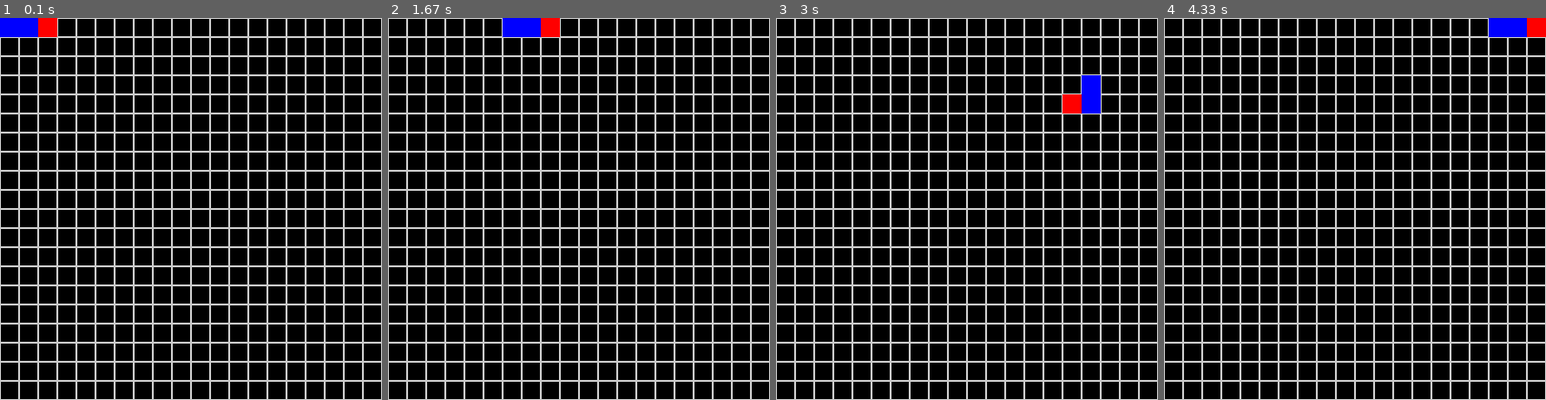
Above: before the commit, frames 1-4 (left to right).
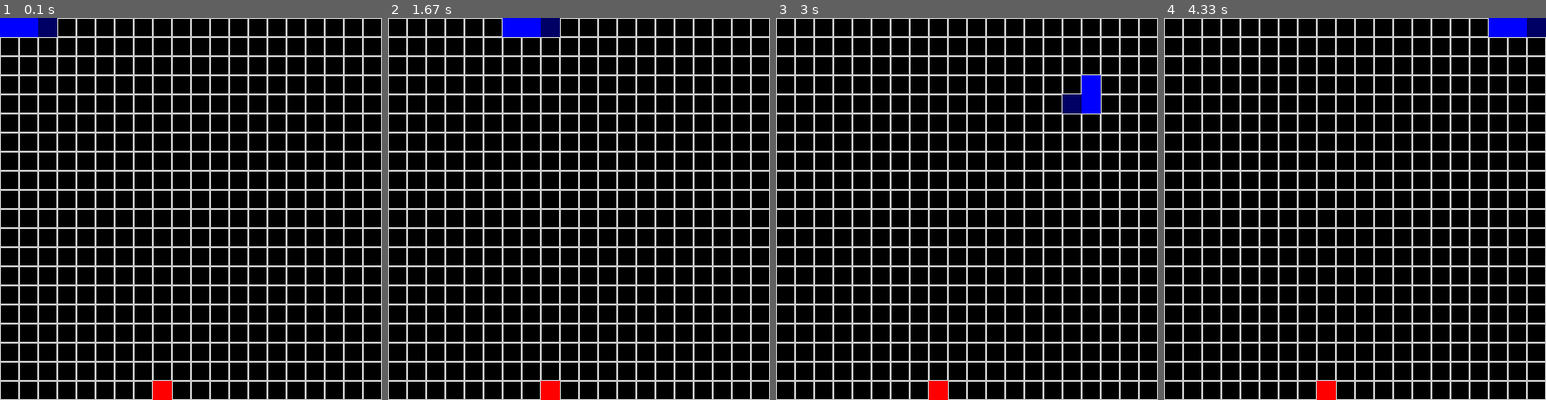
Above: after the commit, the same moments.

Repository: iczellion/pygame-snakes
Game: pygame game, started from program.py
Same seed, same stepped clock (60 frames per second), same inputs: the game is played once before the commit and once after it.
Inputs:
- Up to frame 1 (0.1 s): no input
- Up to frame 2 (1.67 s): hold Right 0.33-0.8 s; hold Up 0.83-1.3 s; hold Right from 1.33 s (still down)
- Up to frame 3 (3 s): release Right at 1.8 s; hold Down 2.4-2.7 s; hold Left from 2.73 s (still down)
- Up to frame 4 (4.33 s): release Left at 3.13 s; hold Up 3.17-3.53 s; hold Right 3.57-4.2 s; hold Down from 4.23 s (still down)

The runs differ from the first frame. In frame 1, 0.5% of the frame differs, in the area x 10-45%, y 0-100%; in frame 2, 0.5%; in frame 3, 0.5%; in frame 4, 0.5%.

Commit message:
Game now has apple

Diff:
--- a/game.py
+++ b/game.py
@@ -1,5 +1,6 @@
 from dataclasses import dataclass, field
 from typing import List
+import random
 
 from snake import TSnake, Orientation
 
@@ -13,6 +14,7 @@
         tgame.score = 0
         tgame.game_name = "Snake"
         tgame.tsnake = None
+        tgame.apple_coords = None
 
         bvalid = tgame.__validate_size_square_fits(grid_size_pixels, grid_num_squares)
         if not bvalid:
@@ -27,6 +29,14 @@
         size_of_one_square = self.grid_size_pixels / self.grid_num_squares
         default_orientation = Orientation.RIGHT
         self.tsnake = TSnake(size_of_one_square, default_orientation)
+
+    def create_apple(self):
+        size_of_one_square = self.grid_size_pixels / self.grid_num_squares
+
+        random_x = random.randrange(0, self.grid_num_squares)
+        random_y = random.randrange(0, self.grid_num_squares)
+
+        self.apple_coords = (random_x * size_of_one_square, random_y * size_of_one_square)
 
     def __validate_size_square_fits(self, grid_size_pixels: int, grid_num_squares: int):
         if grid_size_pixels % grid_num_squares > 0:
@@ -44,3 +54,8 @@
 
     def set_score(self, score: int):
         self.score = score
+
+    def is_snake_colliding_with_apple(self):
+        if self.tsnake.head_x == self.apple_coords[0] and self.tsnake.head_y == self.apple_coords[1]:
+            return True
+        return False
--- a/program.py
+++ b/program.py
@@ -19,7 +19,7 @@
             pygame.draw.rect(screen, white_color, rect, 1)
 
 def draw_snake(screen, tgame: TGame, tsnake: TSnake):
-    head_color = (255, 0, 0)
+    head_color = (0, 0, 100)
     body_color = (0, 0, 255)
     size_of_one_square = tgame.grid_size_pixels / tgame.grid_num_squares
 
@@ -32,10 +32,19 @@
         rect_body = pygame.Rect(sp[0], sp[1], size_of_one_square, size_of_one_square)
         pygame.draw.rect(screen, body_color, rect_body)
 
+def draw_apple(screen, tgame: TGame, apple: tuple):
+    apple_color = (255, 0, 0)
+    size_of_one_square = tgame.grid_size_pixels / tgame.grid_num_squares
+
+    # draw
+    rect_apple = pygame.Rect(apple[0], apple[1], size_of_one_square, size_of_one_square)
+    pygame.draw.rect(screen, apple_color, rect_apple)
+
 def main():
 
     tgame = TGame.initialize(game_name="Snake", grid_size_pixels=400, grid_num_squares=20)
     tgame.create_snake()
+    tgame.create_apple()
 
     pygame.init()
     #logo = pygame.image.load("logo32x32.png")
@@ -58,6 +67,7 @@
         draw_background(screen)
         draw_grid(screen, tgame.grid_size_pixels, tgame.grid_num_squares)
         draw_snake(screen, tgame, tgame.tsnake)
+        draw_apple(screen, tgame, tgame.apple_coords)
 
         # event handling, gets all event from the event queue
         for event in pygame.event.get():
@@ -75,6 +85,10 @@
 
         tgame.tsnake.move_snake(tgame.tsnake.head_orientation)
 
+        if(tgame.is_snake_colliding_with_apple()):
+            tgame.tsnake.grow_snake()
+            tgame.create_apple()
+
         # Check if snake is out of bounds
         # If it is, it means we are dead and should restart
         if tgame.coord_is_out_of_bound((tgame.tsnake.head_x, tgame.tsnake.head_y)):
--- a/snake.py
+++ b/snake.py
@@ -40,6 +40,10 @@
     def remove_snake_part(self):
         self.snake_parts.pop(0)
 
+    def grow_snake(self):
+        tail_part = self.snake_parts[len(self.snake_parts) - 1]
+        self.add_snake_part((tail_part[0], tail_part[1]))
+
     def move_snake(self, orientation: Orientation):
         head_coords_before_x = self.head_x
         head_coords_before_y = self.head_y
